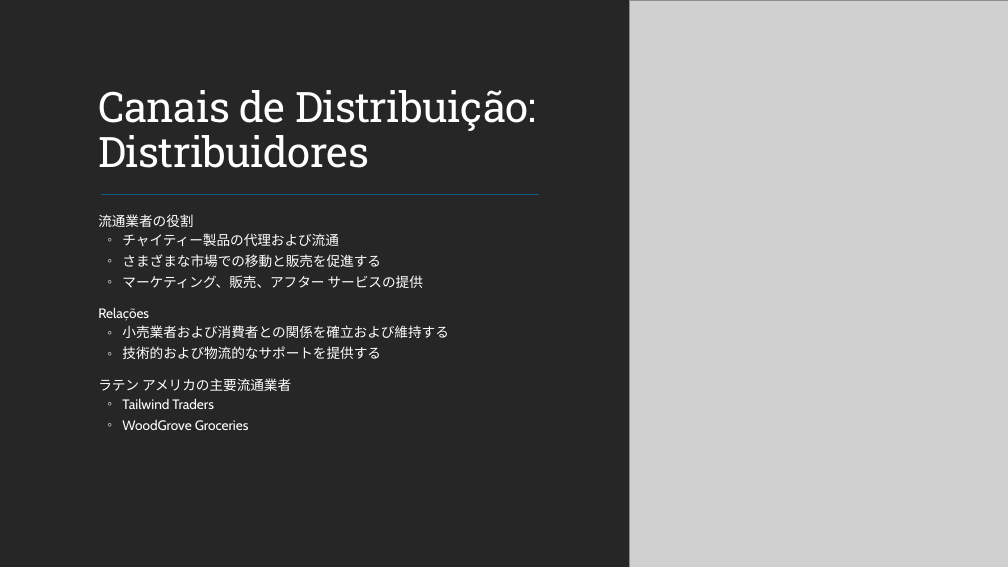
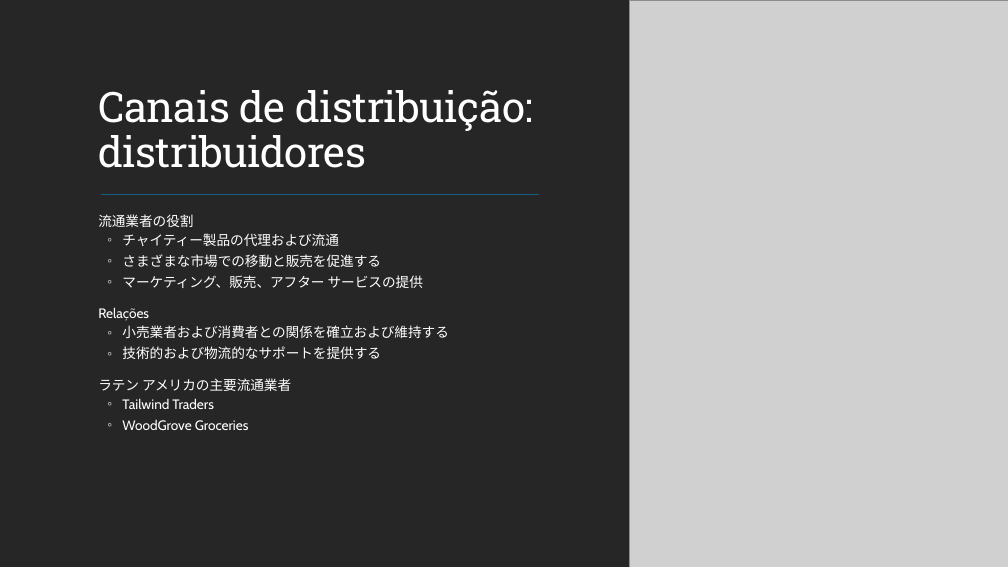
Before and after one commit to MicrosoftLearning/MS-4004-Empower-workforce-copilot-use-cases.pt-br, a slide deck: slide 10 of ResourceFiles/Mystic Spice Premium Chai Market Analysis Presentation.pptx. Drawn at 1008x567 pixels with LibreOffice and Linux fonts; fonts in the diff are those of the drawing; grey boxes stand for pictures. Boxes give left, top, right and bottom in pixels: in the first picture for what was removed or moved away, otherwise in the second. Text is boxed around its words. In the diff, an @@ line names an element or a change of style, - is before the commit and + after.

```diff
--- a/ResourceFiles/Mystic Spice Premium Chai Market Analysis Presentation.pptx
+++ b/ResourceFiles/Mystic Spice Premium Chai Market Analysis Presentation.pptx
@@ title at (98, 90, 533, 168): text changed @@
-Canais de Distribuição: Distribuidores
+Canais de distribuição: distribuidores
```
Also in this commit, not shown: 8 other slides changed, 32 other files.
